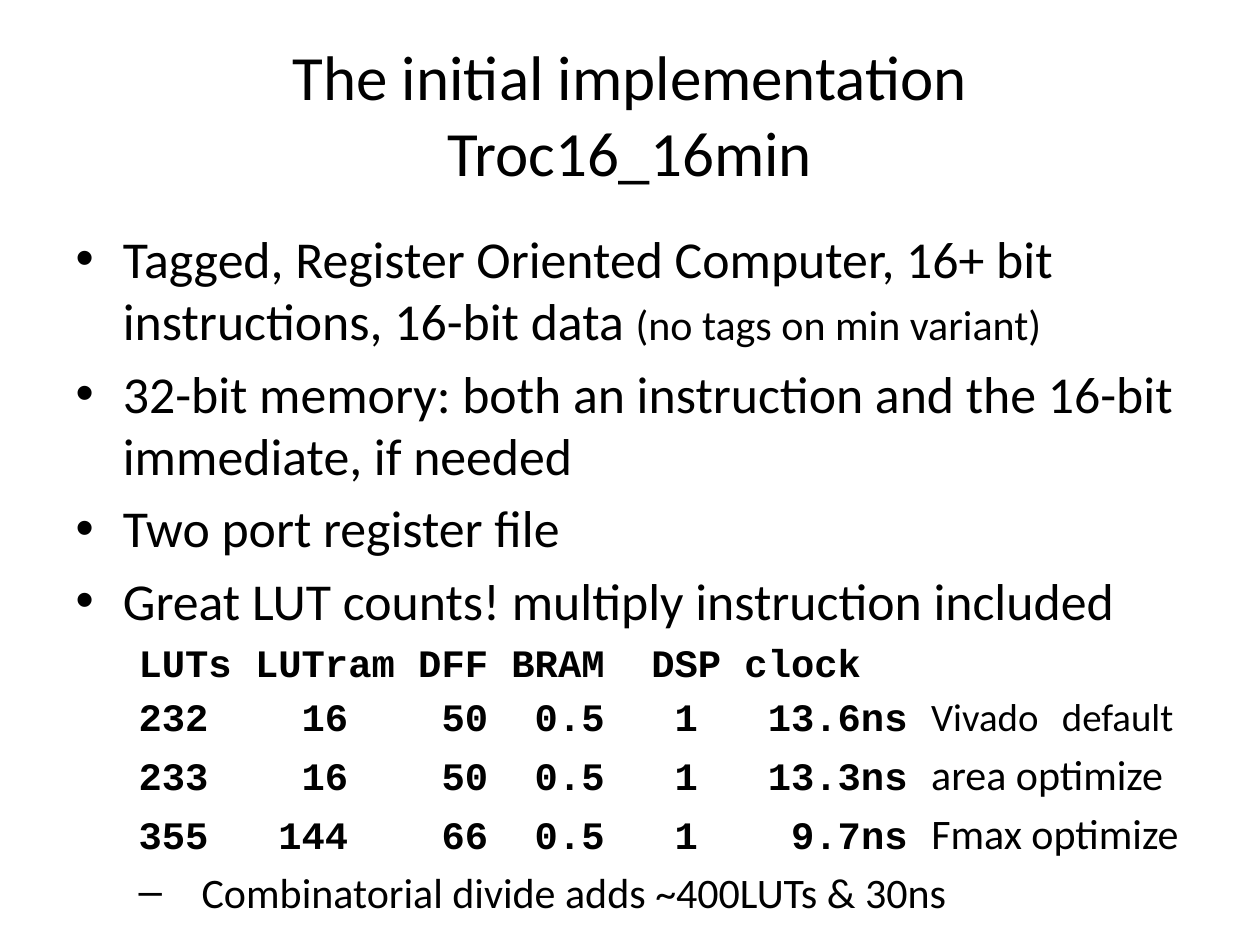
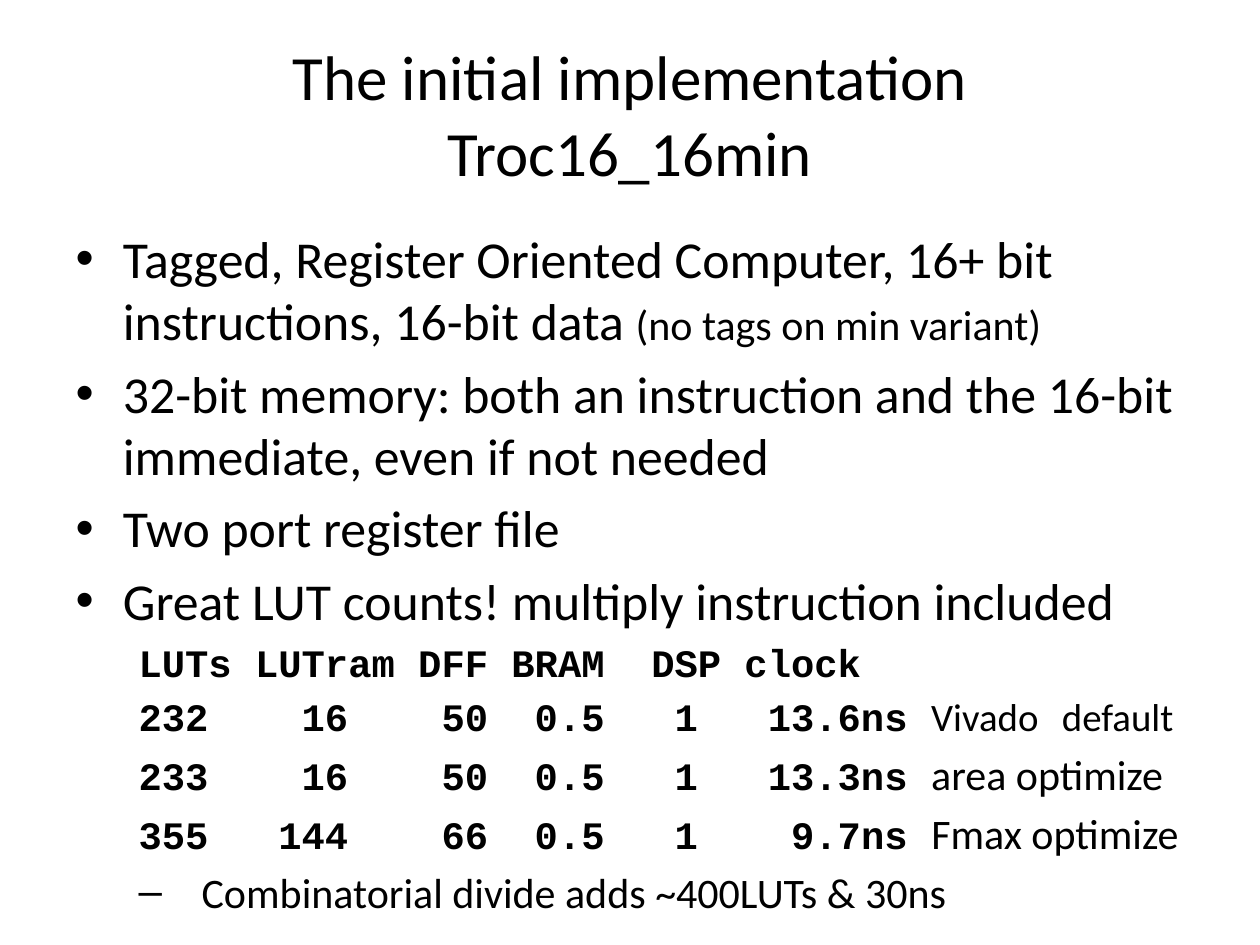
Before and after one commit to jimbrake/TROC16_16, a slide deck: slide 14 of DIY_soft-core_uP.pptx (slide 13 before the commit). Drawn at 1260x945 pixels with LibreOffice and Linux fonts; fonts in the diff are those of the drawing. Boxes give left, top, right and bottom in pixels: in the first picture for what was removed or moved away, otherwise in the second. Text is boxed around its words. In the diff, an @@ line names an element or a change of style, - is before the commit and + after.

```diff
--- a/DIY_soft-core_uP.pptx
+++ b/DIY_soft-core_uP.pptx
@@ text at [123, 377, 1173, 482]: text changed @@
-• 32-bit memory: both an instruction and the 16-bit immediate, if needed
+• 32-bit memory: both an instruction and the 16-bit immediate, even if not needed
```
Also in this commit, not shown: 15 other slides changed.
